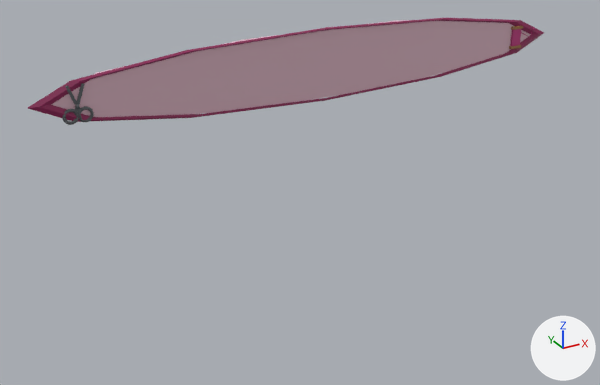
Renders of the glTF model assets/models/nha_rap/bang/bang_tiem_may_hong_nhung_60.glb from each side of a commit.
Camera for both pictures: a camera (50 mm lens) standing at (-1.15, -7.11, 5.09) and looking at (2.65, -0.2, 1.64). The axes (+X, +Y, +Z) are drawn at lower right. The lights are the same throughout. The first picture is the older version. Vertices at exactly the same position are counted once.

In view in the first picture: 'bang_tiem_may_hong_nhung_60'.
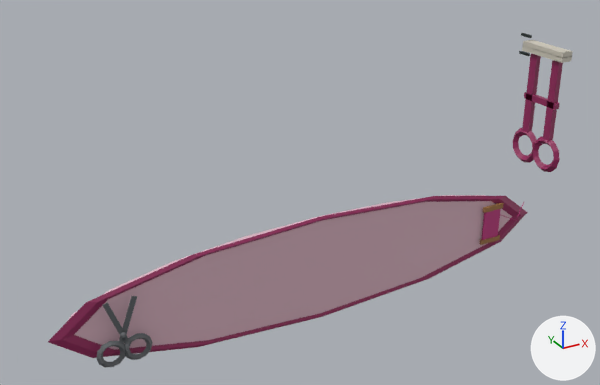
What the commit changed:
me_tru_002 is used by ob_bang_tiem_may_hong_nhung_60; location (0.0, 0.0, 0.0).
me_tru_002 had 248 vertices, 456 faces and spanned x 0.07..5.93, y -0.14..-0.04, z 2.55..3.29.
me_tru_002 now has 424 vertices, 784 faces and spans x -0.03..6.03, y -0.8..0.0, z -0.04..2.93.
me_tru_002 part 1: a new loose piece, a 20-sided cylinder along y spanning x 0.1..5.9, y -0.07..-0.01, z -0.012..1.212, in mat_pho_mausac.
me_tru_002 part 2: the loose piece of 48 vertices spanning x 0.49..0.63, y -0.13..-0.09, z 2.72..2.86 is scaled about its middle by 2.08, then moved by (-0.01, -0.06, -2.46).
me_tru_002 part 3: the loose piece of 8 vertices spanning x 0.41..0.53, y -0.12..-0.1, z 2.82..3.07 is scaled about its middle by (2.08, 1, 2.08), then moved by (0.16, -0.06, -2.29).
me_tru_002 part 4: the loose piece of 48 vertices spanning x 0.36..0.5, y -0.13..-0.09, z 2.72..2.86 is scaled about its middle by 2.08, then moved by (0.38, -0.06, -2.46).
me_tru_002 part 5: the loose piece of 8 vertices spanning x 0.46..0.58, y -0.12..-0.1, z 2.82..3.07 is scaled about its middle by (2.08, 1, 2.08), then moved by (0.21, -0.06, -2.29).
me_tru_002 part 6: a new loose piece, a box spanning x 5.28..5.52, y -0.121..-0.095, z 0.4..0.8, in mat_pho_mausac.
me_tru_002 part 7: a new loose piece, a box spanning x 5.25..5.55, y -0.129..-0.099, z 0.35..0.41, in mat_pho_mausac.
me_tru_002 part 8: a new loose piece, a box spanning x 5.25..5.55, y -0.129..-0.099, z 0.79..0.85, in mat_pho_mausac.
me_tru_002 part 9: a new loose piece, a box spanning x 5.65..5.71, y -0.64..-0.54, z 1.78..2.73, in mat_pho_mausac.
me_tru_002 part 10: a new loose piece, a box spanning x 5.65..5.71, y -0.3..-0.2, z 1.78..2.73, in mat_pho_mausac.
me_tru_002 part 11: a new loose piece, a box spanning x 5.65..5.71, y -0.67..-0.17, z 2.195..2.265, in mat_pho_mausac.
me_tru_002 part 12: a new loose piece, a box spanning x 5.61..5.75, y -0.72..-0.1, z 2.75..2.81, in mat_pho_mausac.
me_tru_002 part 13: a new loose piece, a box spanning x 5.61..5.75, y -0.72..-0.1, z 2.8..2.86, in mat_pho_mausac.
me_tru_002 part 14: a new loose piece of 92 vertices spanning x 5.63..5.72, y -0.8..-0.03, z 1.41..1.85, in mat_pho_mausac.
me_tru_002 part 15: a new loose piece of 48 vertices spanning x -0.03..6.03, y -0.1..-0.05, z -0.04..1.24, in mat_pho_mausac.
me_tru_002 part 16: 7 loose pieces with 124 vertices, spanning x 0.07..5.93, y -0.14..-0.04, z 2.55..3.29, are deleted.
Other edits to the shape of me_tru_002 do not show in these pictures.

Where the change shows, as pixel boxes (x1, y1, x2, y2) in the pictures (600 x 385 px; the box of a moved part takes in the faces that stretch with it):
'bang_tiem_may_hong_nhung_60', reshaped (211% taller): before (28, 18, 544, 125); after (48, 33, 573, 368)
part 1 of me_tru_002, added (brown): after (69, 195, 512, 350)
part 2 of me_tru_002, moved or reshaped: before (78, 106, 94, 123); after (96, 341, 125, 368)
part 3 of me_tru_002, moved or reshaped: before (65, 85, 81, 112); after (102, 302, 129, 344)
part 4 of me_tru_002, moved or reshaped: before (62, 109, 79, 125); after (124, 333, 153, 360)
part 5 of me_tru_002, moved or reshaped: before (75, 83, 85, 112); after (119, 296, 137, 345)
part 6 of me_tru_002, added (red): after (482, 209, 501, 240)
part 7 of me_tru_002, added: after (479, 235, 500, 245)
part 8 of me_tru_002, added: after (483, 203, 504, 213)
part 9 of me_tru_002, added (red): after (543, 60, 563, 143)
part 10 of me_tru_002, added (red): after (522, 54, 541, 134)
part 11 of me_tru_002, added: after (524, 92, 560, 110)
part 12 of me_tru_002, added: after (522, 46, 572, 63)
part 13 of me_tru_002, added: after (523, 40, 573, 58)
part 14 of me_tru_002, added (brown): after (513, 128, 560, 172)
part 15 of me_tru_002, added: after (48, 196, 528, 358)
part 16 of me_tru_002, deleted: before (28, 18, 544, 122)
